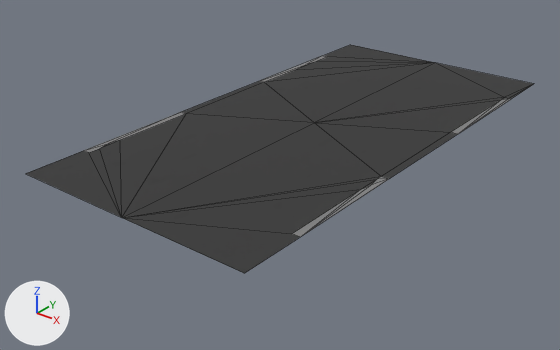
An edit to the OBJ model 3d Runner/Assets/Models/road_lines_mid.obj, drawn before and after from the same camera.
Rendered twice from a 50 mm camera at (0.0548, -0.0334, 0.0291) aimed at (0.0109, 0.0215, -0.0049). Every picture has the same lights, and +X, +Y and +Z are marked at lower left. Mesh edges are drawn as thin lines. Where no turn or scale is listed for an object, it has been applied to the vertices.

Script lines for the objects in view, before the commit:
```python
me_sm_env_road_03_mesh_002 = bpy.data.meshes.new('SM_Env_Road_03_Mesh.002')
me_sm_env_road_03_mesh_002.from_pydata(...)  # 34 vertices, 43 faces; spans x 0.0..0.025, y 0.0..0.05, z 0.0
me_sm_env_road_03_mesh_002.materials.append(mat_blinn269_002)  # picture img_polygoncity_road_01_png
ob_sm_env_road_03_mesh_002 = bpy.data.objects.new('SM_Env_Road_03_Mesh.002', me_sm_env_road_03_mesh_002)
ob_sm_env_road_03_mesh_002.location = (0.0, 0.0, 0.0)
```
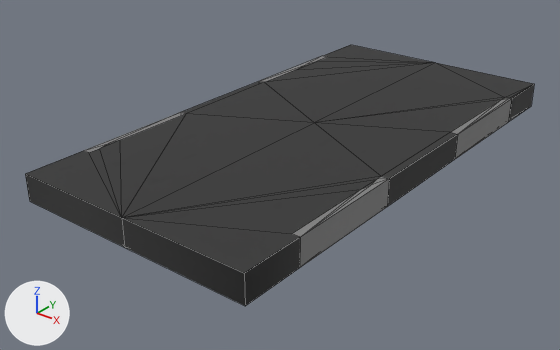
What differs and where, as boxes [x1, y1, x2, y2] in the pictures (560 x 350 px):
'SM_Env_Road_03_Mesh.002', reshaped (14% taller): before [26, 45, 534, 273]; after [25, 45, 534, 306]
part 1 of me_sm_env_road_03_mesh_002, added: after [25, 85, 534, 306]

What the commit changed:
me_sm_env_road_03_mesh_002 is used by ob_sm_env_road_03_mesh_002; location (0.0, 0.0, 0.0).
me_sm_env_road_03_mesh_002 had 34 vertices, 43 faces and spanned x 0.0..0.025, y 0.0..0.05, z 0.0.
me_sm_env_road_03_mesh_002 now has 68 vertices, 100 faces and spans x 0.0..0.025, y 0.0..0.05, z -0.0027..0.0.
Part 1, on me_sm_env_road_03_mesh_002:
20 vertices are added at x 0.0005..0.0247, y 0.0063..0.0437, z -0.0027.
14 new vertices lie (0.0, 0.0, -0.0027) away from vertices in x 0.0..0.025, y 0.0..0.05, z 0.0.
57 new faces join them.
